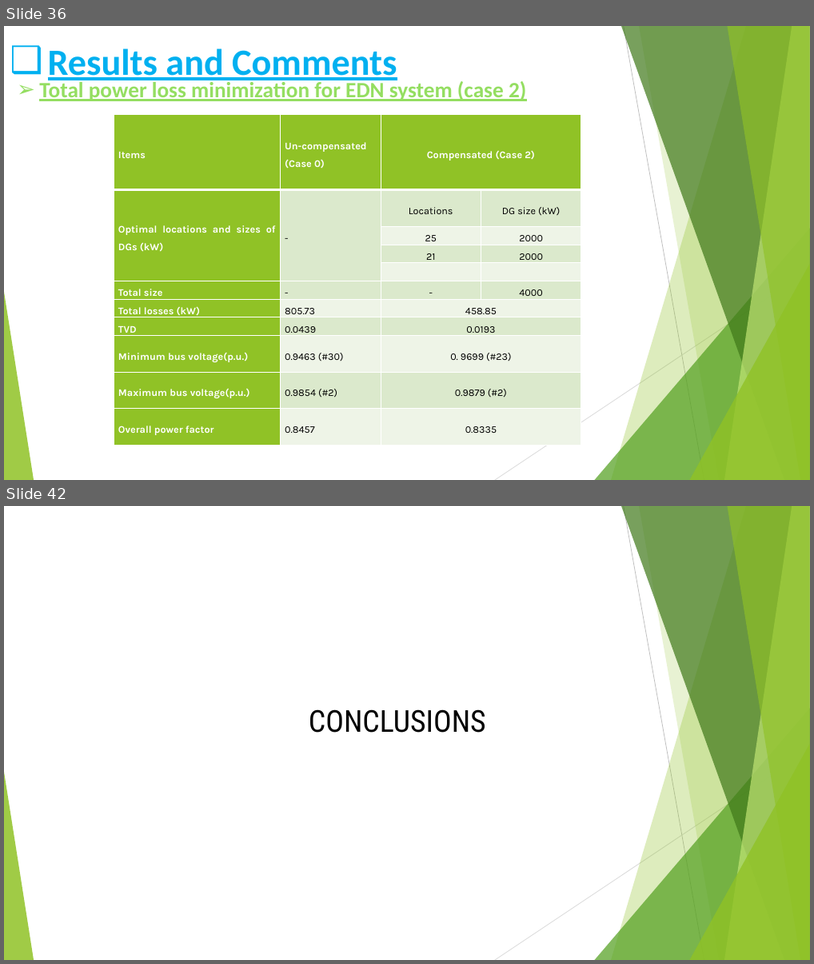
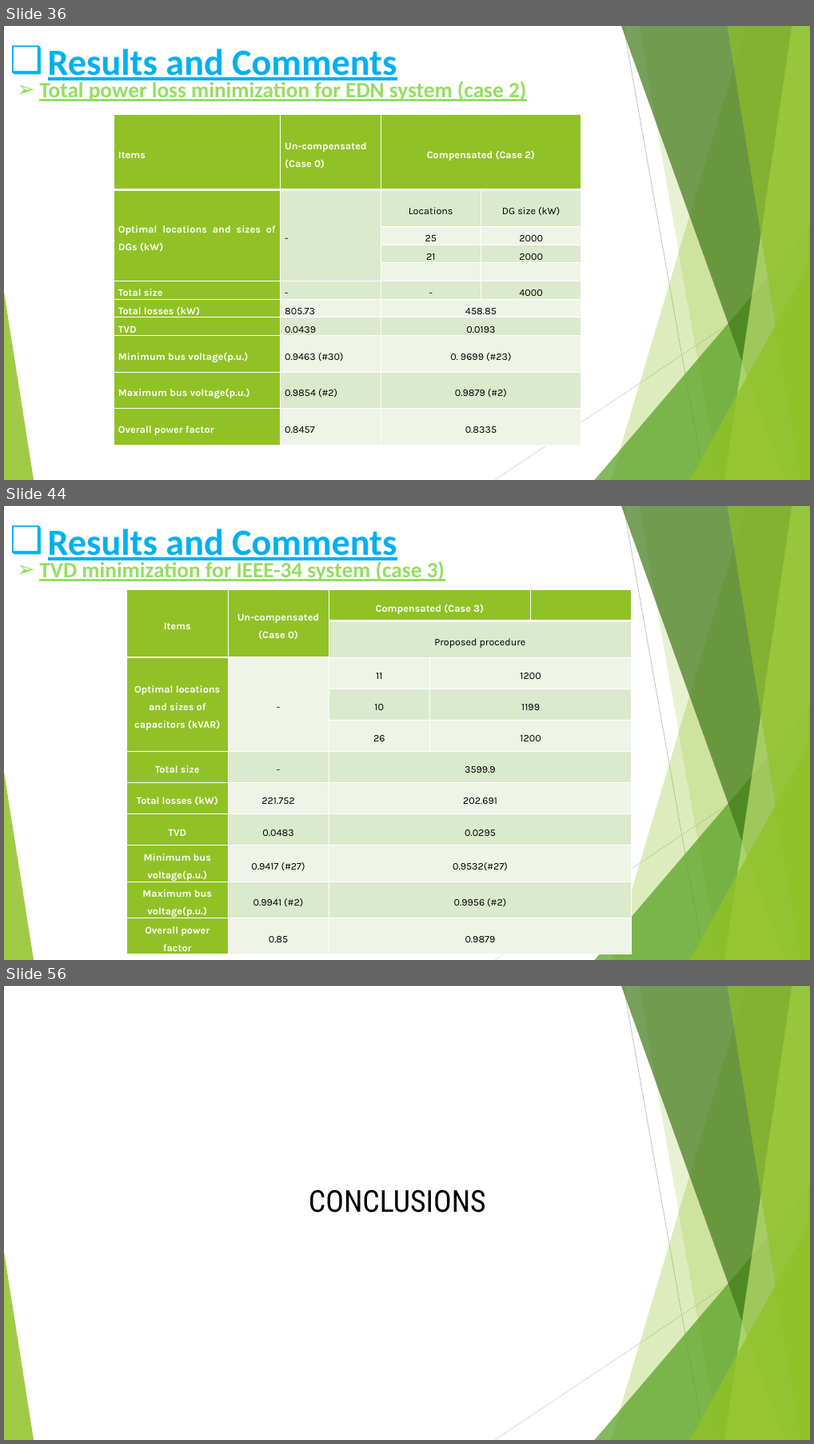
Before and after one commit to moustafashahin122/AOA-Graduation-Project-2022-, a slide deck: code/AOA_objects/results/grad_presentation/Presentation.pptx. Shown one above the other, each under a label of ours: slides 36 and 42 before the commit, slides 36, 44 and 56 after it; the slides between them are not shown. The pictures are 814x964 and 814x1444 pixels, drawn with LibreOffice and Linux fonts; fonts in the diff are those of the drawing. Boxes give left, top, right and bottom in pixels: in the first picture for what was removed or moved away, otherwise in the second. Text is boxed around its words. In the diff, an @@ line names an element or a change of style, - is before the commit and + after.

```diff
--- a/code/AOA_objects/results/grad_presentation/Presentation.pptx
+++ b/code/AOA_objects/results/grad_presentation/Presentation.pptx
@@ slide 44 added at (4, 506, 810, 960), background #FFFFFF; not listed: 10 template elements that a slide beside it also shows @@
@@ text added at (48, 528, 397, 564), 44 pt, text #00B0F0, bold, underline @@
+❑ Results and Comments
@@ text added at (39, 560, 445, 581), 26 pt, text #94DE61, bold, underline @@
+➢ TVD minimization for IEEE-34 system (case 3)
@@ table added at (127, 589, 632, 954), 11 rows, 5 columns @@
+Items | Un-compensated / (Case 0) | Compensated (Case 3) |  | 
+ |  | Proposed procedure |  | 
+Optimal locations and sizes of capacitors (kVAR) | - | 11 | 1200 | 
+ |  | 10 | 1199 | 
+ |  | 26 | 1200 | 
+Total size | - | 3599.9 |  | 
+Total losses (kW) | 221.752 | 202.691 |  | 
+TVD | 0.0483 | 0.0295 |  | 
+Minimum bus voltage(p.u.) | 0.9417 (#27) | 0.9532(#27) |  | 
+Maximum bus voltage(p.u.) | 0.9941 (#2) | 0.9956 (#2) |  | 
+Overall power factor | 0.85 | 0.9879 |  | 
@@ what was slide 42 is now slide 56 @@
```
Also in this commit, not shown: 14 slides changed, 13 other slides added.
